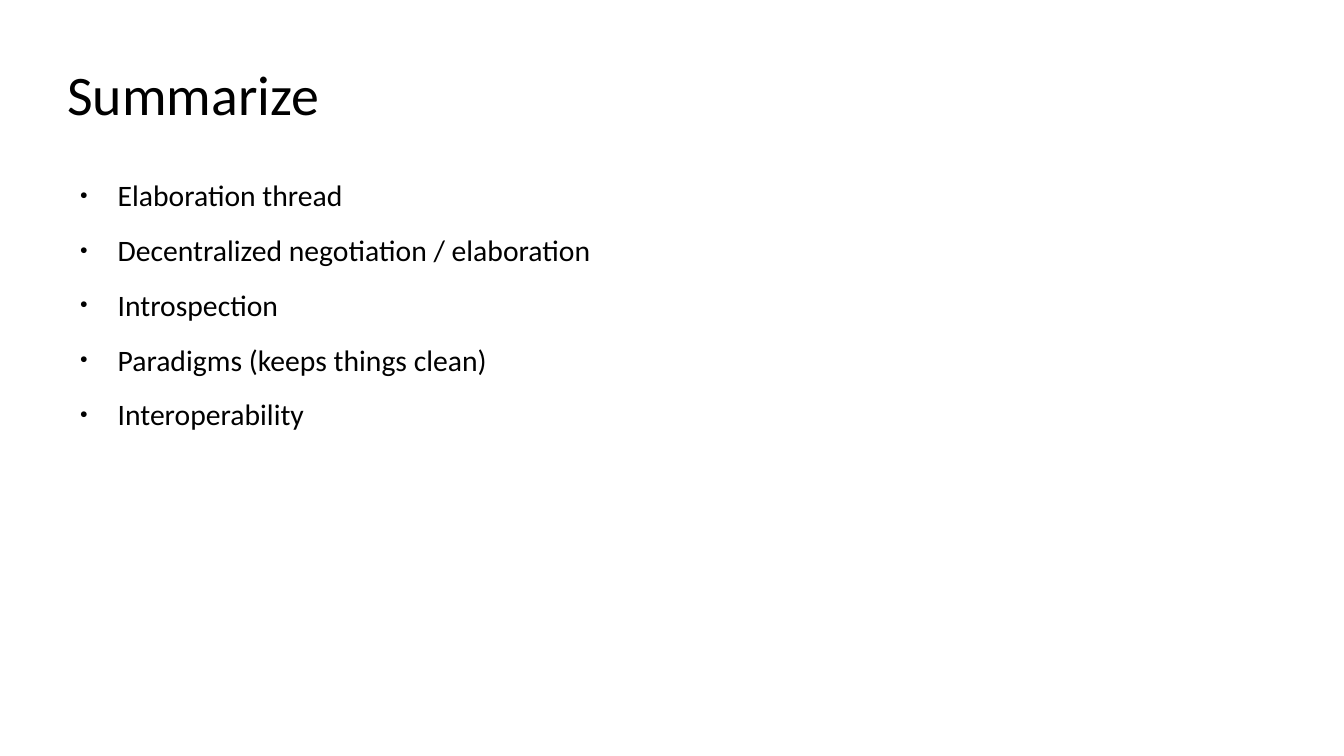
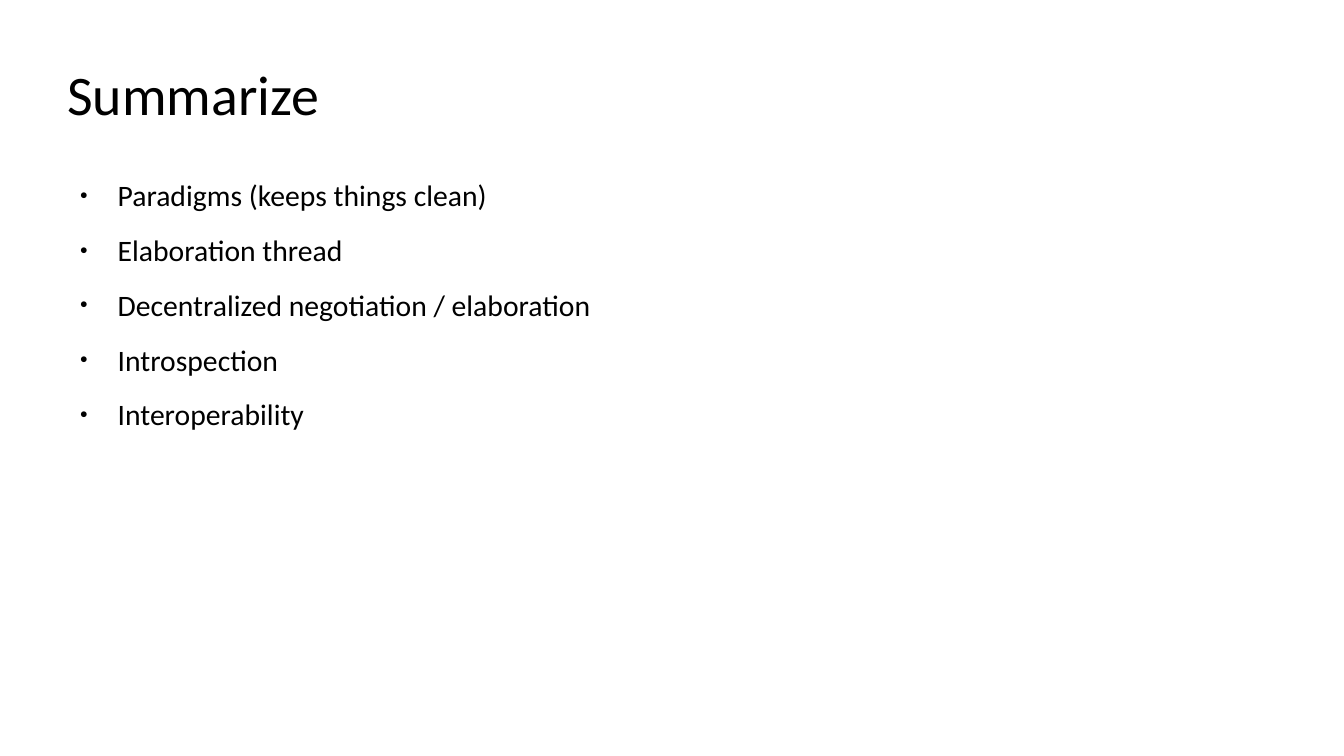
Before and after one commit to SpinalHDL/SpinalDoc, a slide deck: slide 73 of presentation/en/fsic_100723/fsic_100723.odp (slide 67 before the commit). Drawn at 1344x756 pixels with LibreOffice and Linux fonts; fonts in the diff are those of the drawing. Boxes give left, top, right and bottom in pixels: in the first picture for what was removed or moved away, otherwise in the second. Text is boxed around its words. In the diff, an @@ line names an element or a change of style, - is before the commit and + after.

```diff
--- a/presentation/en/fsic_100723/fsic_100723.odp
+++ b/presentation/en/fsic_100723/fsic_100723.odp
@@ text at box(118, 184, 487, 211): paragraph added @@
+● Paradigms (keeps things clean)
@@ text at box(118, 349, 487, 376): paragraph removed @@
-● Paradigms (keeps things clean)
```
Also in this commit, not shown: 20 other slides changed, 6 slides added, 2 other files.
